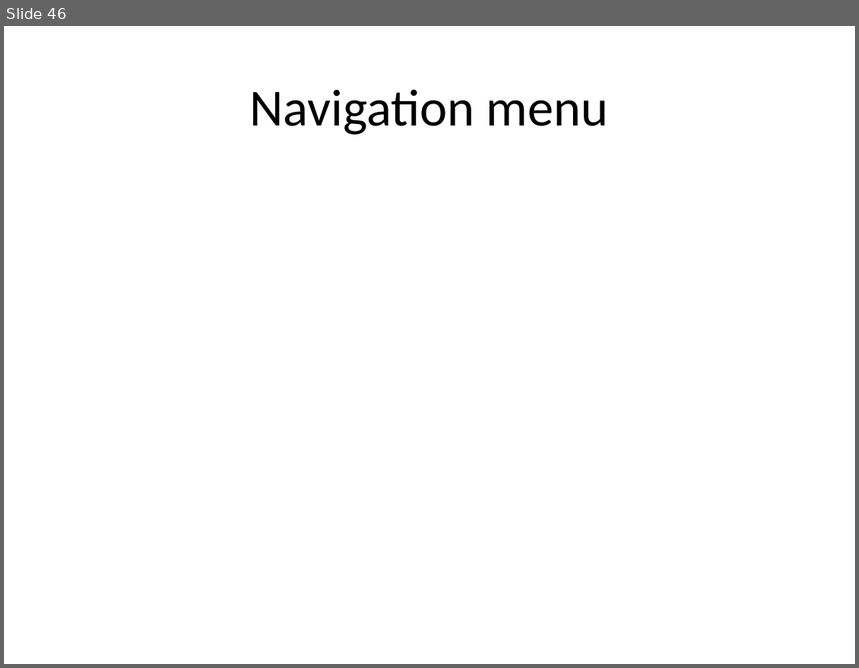
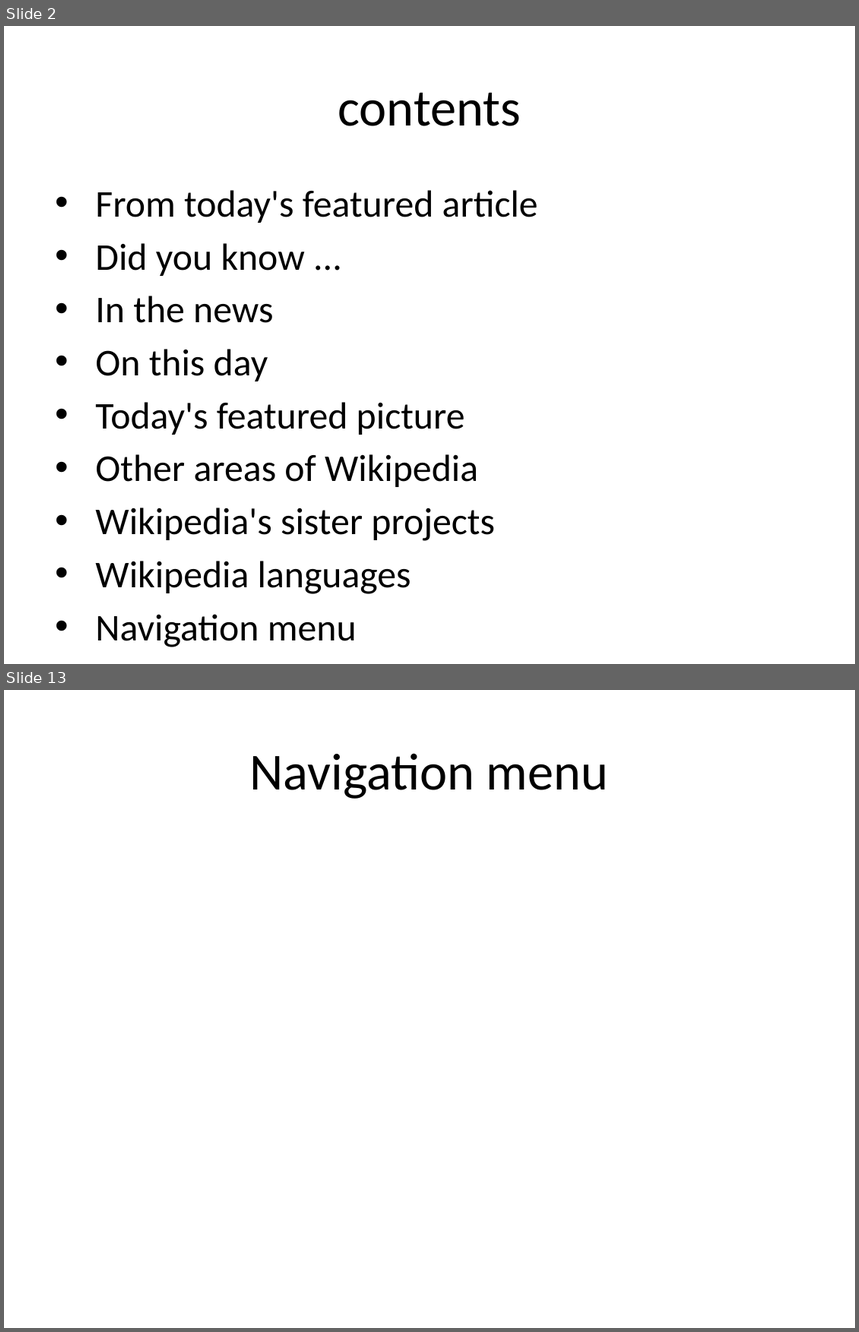
Before and after one commit to eppisai/Uplift---Smart-educational-Platform, a slide deck: AutoPPT-main/AutoPPT-main/something.pptx. Shown one above the other, each under a label of ours: slide 46 before the commit, slides 2 and 13 after it; the slides between them are not shown. The pictures are 859x668 and 859x1332 pixels, drawn with LibreOffice and Linux fonts; fonts in the diff are those of the drawing. Boxes give left, top, right and bottom in pixels: in the first picture for what was removed or moved away, otherwise in the second. Text is boxed around its words. In the diff, an @@ line names an element or a change of style, - is before the commit and + after.

```diff
--- a/AutoPPT-main/AutoPPT-main/something.pptx
+++ b/AutoPPT-main/AutoPPT-main/something.pptx
@@ slide 2 added at bbox=[4, 26, 855, 664], background #FFFFFF @@
@@ title added at bbox=[338, 92, 521, 126], 44 pt, text #000000 @@
+contents
@@ text added at bbox=[95, 190, 538, 594], 32 pt, text #000000 @@
+• From today's featured article
+• Did you know ...
+• In the news
+• On this day
+• Today's featured picture
+• Other areas of Wikipedia
+• Wikipedia's sister projects
+• Wikipedia languages
+• Navigation menu
@@ what was slide 46 is now slide 13 @@
```
Also in this commit, not shown: 2 slides changed, 9 other slides added, 43 slides removed, 1 other file.
